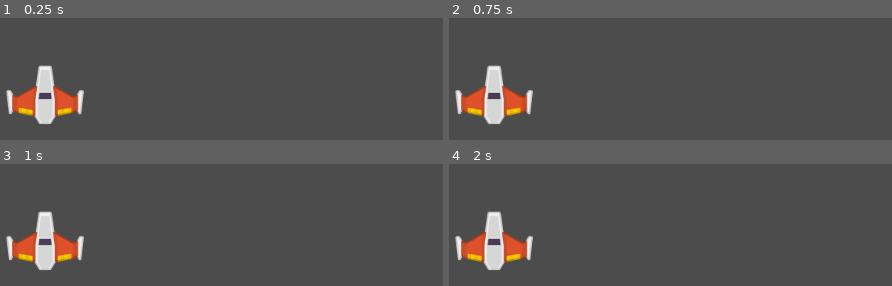
Above: before the commit, frames 1-4 (two rows, left to right).
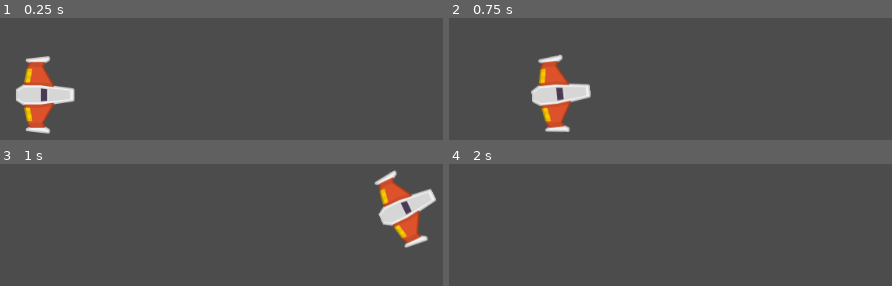
Above: after the commit, the same moments.

Repository: AdrianPerera97/Meteoritos
Game: Godot game, scene res://Juego/Niveles/NivelTest.tscn
Two runs of this game, one before a commit and one after it. Both use one fixed random seed, a clock stepped at 60 frames per second and the inputs below.
Inputs:
- Up to frame 1 (0.25 s): no input
- Up to frame 2 (0.75 s): tap Enter at 0.5 s; hold W (mover_adelante, bound only after the commit) from 0.53 s (still down); hold A (rotar_antihorario, bound only after the commit) from 0.53 s (still down)
- Up to frame 3 (1 s): keep holding W (mover_adelante, bound only after the commit); keep holding A (rotar_antihorario, bound only after the commit); tap D (rotar_horario, bound only after the commit) at 0.8 s
- Up to frame 4 (2 s): release W (mover_adelante, bound only after the commit) at 1.28 s; release A (rotar_antihorario, bound only after the commit) at 1.28 s; hold S (mover_atras, bound only after the commit) from 1.28 s (still down); tap D (rotar_horario, bound only after the commit) at 1.35 s; tap A (rotar_antihorario, bound only after the commit) at 1.55 s

The runs differ from the first frame. In frame 1, 5.6% of the frame differs, in the area x 1-19%, y 31-96%; in frame 2, 8.5%; in frame 3, 8.5%, in the area x 1-99%, y 4-87%; in frame 4, 4.2%.

Commit message:
Agregamos Movimiento al Player
agregamos la potencia de motor y de rotación de la nave, y los movimientos de la nave

Diff:
--- a/Naves/Player/MaterialFisico.tres
+++ b/Naves/Player/MaterialFisico.tres
@@ -1,4 +1,4 @@
 [gd_resource type="PhysicsMaterial" format=2]
 
 [resource]
-bounce = 50.0
+friction = 0.0
--- /dev/null
+++ b/Naves/Player/Player.gd
@@ -0,0 +1,32 @@
+extends RigidBody2D
+
+# Atributos export
+export var potencia_motor:int =100
+export var potencia_rotacion:int =280
+
+# Atributos
+var empuje:Vector2=Vector2.ZERO
+var dir_rotacion:int=0
+
+# Metodos
+func _integrate_forces(state: Physics2DDirectBodyState) -> void:
+	apply_central_impulse(empuje.rotated(rotation))
+	apply_torque_impulse(dir_rotacion*potencia_motor)
+
+func _process(delta: float) -> void:
+	player_input()
+
+func player_input() -> void:
+	#Empuje
+	empuje=Vector2.ZERO
+	if Input.is_action_pressed("mover_adelante"):
+		empuje=Vector2(potencia_motor,0)
+	elif Input.is_action_pressed("mover_atras"):
+		empuje=Vector2(-potencia_motor,0)
+
+	#Rotacion
+	dir_rotacion=0
+	if Input.is_action_pressed("rotar_antihorario"):
+		dir_rotacion-=1
+	elif Input.is_action_pressed("rotar_horario"):
+		dir_rotacion+=1
--- a/Naves/Player/Player.tscn
+++ b/Naves/Player/Player.tscn
@@ -1,15 +1,20 @@
-[gd_scene load_steps=4 format=2]
+[gd_scene load_steps=5 format=2]
 
 [ext_resource path="res://Naves/Player/player_orange.png" type="Texture" id=1]
 [ext_resource path="res://Naves/Player/MaterialFisico.tres" type="PhysicsMaterial" id=2]
+[ext_resource path="res://Naves/Player/Player.gd" type="Script" id=3]
 
 [sub_resource type="CircleShape2D" id=1]
 radius = 37.7376
 
 [node name="Player" type="RigidBody2D"]
 physics_material_override = ExtResource( 2 )
+linear_damp = 1.0
+angular_damp = 4.0
+script = ExtResource( 3 )
 
 [node name="Sprite" type="Sprite" parent="."]
+rotation = 1.5708
 texture = ExtResource( 1 )
 
 [node name="CollisionShape2D" type="CollisionShape2D" parent="."]
--- a/project.godot
+++ b/project.godot
@@ -14,6 +14,33 @@
 run/main_scene="res://Juego/Niveles/NivelTest.tscn"
 config/icon="res://icon.png"
 
+[input]
+
+mover_adelante={
+"deadzone": 0.5,
+"events": [ Object(InputEventKey,"resource_local_to_scene":false,"resource_name":"","device":0,"alt":false,"shift":false,"control":false,"meta":false,"command":false,"pressed":false,"scancode":87,"unicode":0,"echo":false,"script":null)
+, Object(InputEventKey,"resource_local_to_scene":false,"resource_name":"","device":0,"alt":false,"shift":false,"control":false,"meta":false,"command":false,"pressed":false,"scancode":16777232,"unicode":0,"echo":false,"script":null)
+ ]
+}
+mover_atras={
+"deadzone": 0.5,
+"events": [ Object(InputEventKey,"resource_local_to_scene":false,"resource_name":"","device":0,"alt":false,"shift":false,"control":false,"meta":false,"command":false,"pressed":false,"scancode":83,"unicode":0,"echo":false,"script":null)
+, Object(InputEventKey,"resource_local_to_scene":false,"resource_name":"","device":0,"alt":false,"shift":false,"control":false,"meta":false,"command":false,"pressed":false,"scancode":16777234,"unicode":0,"echo":false,"script":null)
+ ]
+}
+rotar_horario={
+"deadzone": 0.5,
+"events": [ Object(InputEventKey,"resource_local_to_scene":false,"resource_name":"","device":0,"alt":false,"shift":false,"control":false,"meta":false,"command":false,"pressed":false,"scancode":68,"unicode":0,"echo":false,"script":null)
+, Object(InputEventKey,"resource_local_to_scene":false,"resource_name":"","device":0,"alt":false,"shift":false,"control":false,"meta":false,"command":false,"pressed":false,"scancode":16777233,"unicode":0,"echo":false,"script":null)
+ ]
+}
+rotar_antihorario={
+"deadzone": 0.5,
+"events": [ Object(InputEventKey,"resource_local_to_scene":false,"resource_name":"","device":0,"alt":false,"shift":false,"control":false,"meta":false,"command":false,"pressed":false,"scancode":65,"unicode":0,"echo":false,"script":null)
+, Object(InputEventKey,"resource_local_to_scene":false,"resource_name":"","device":0,"alt":false,"shift":false,"control":false,"meta":false,"command":false,"pressed":false,"scancode":16777231,"unicode":0,"echo":false,"script":null)
+ ]
+}
+
 [physics]
 
 common/enable_pause_aware_picking=true
